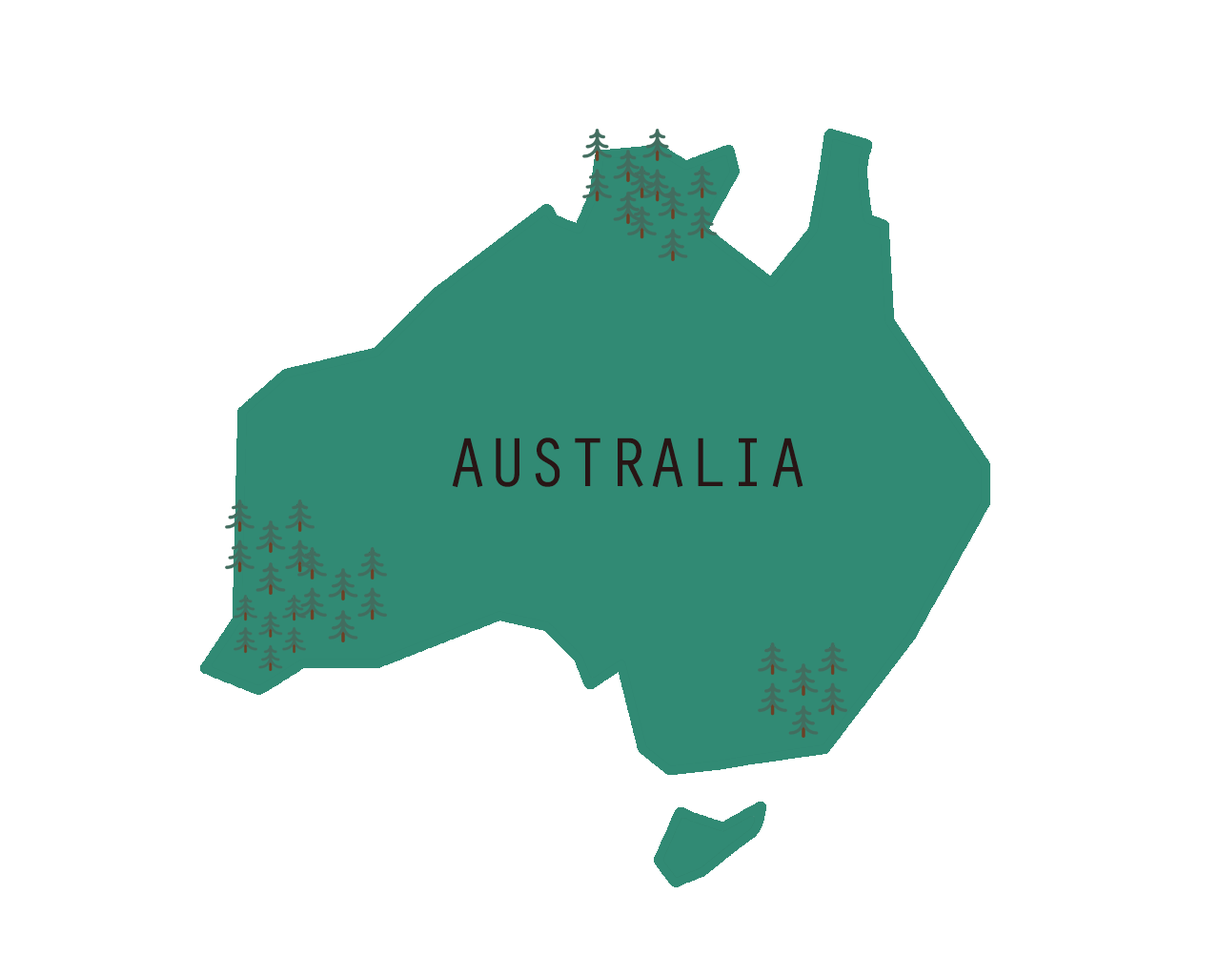
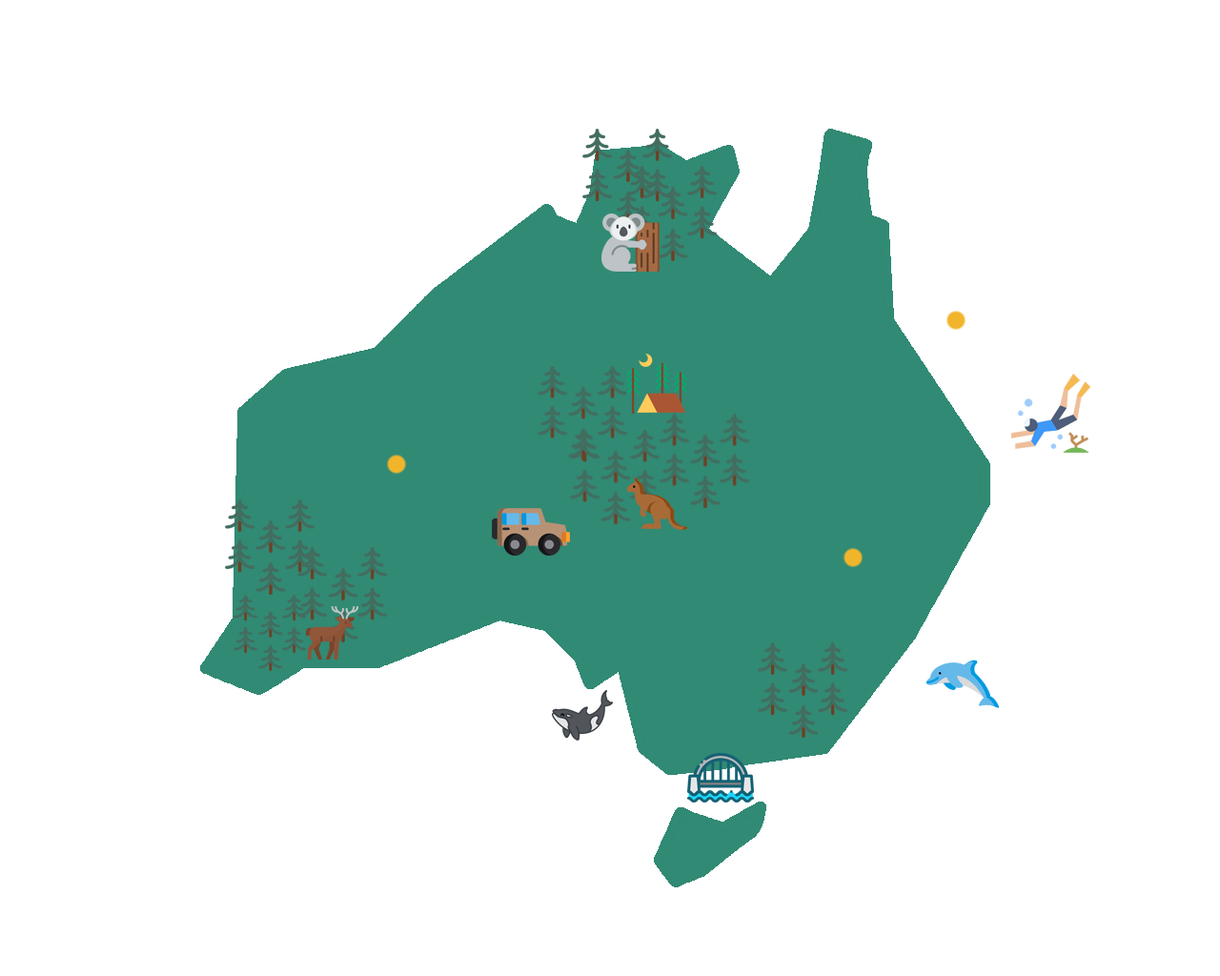
Layer changes from the first w=1220, h=976 image to the second:
added layer "Layer 3" above "Layer 2" over [687, 753, 755, 803]
added group "detail" with 8 layers above "tree" over [306, 213, 1091, 741]
added layer "camp" in group "detail" over [626, 353, 688, 414]
added layer "wal" in group "detail" over [552, 690, 614, 741]
added layer "jeep" in group "detail" over [491, 508, 571, 556]
added layer "kangaroo" in group "detail" over [627, 477, 688, 531]
added layer "deer" in group "detail" over [306, 606, 359, 660]
added layer "dolp" in group "detail" over [925, 659, 1000, 709]
added layer "human" in group "detail" over [1011, 373, 1091, 453]
added layer "koala" in group "detail" over [601, 213, 660, 272]
added group "tree" with 9 layers above "Australia" over [306, 213, 848, 738]
added layer "Layer 1 copy 8" in group "tree" over [537, 366, 628, 461]
added layer "Layer 1 copy 7" in group "tree" over [659, 413, 750, 509]
added layer "Layer 1 copy 6" in group "tree" over [570, 429, 660, 525]
moved "Layer 1 copy 4" into group "tree" over [306, 606, 359, 643]
moved "Layer 1 copy" into group "tree" over [627, 213, 660, 262]
moved "Layer 1" into group "tree" over [601, 213, 660, 225]
removed layer "AUSTRALIA" over [451, 437, 804, 488]
renamed "Layer 0" to "Australia", painted on it over [306, 213, 991, 803]
